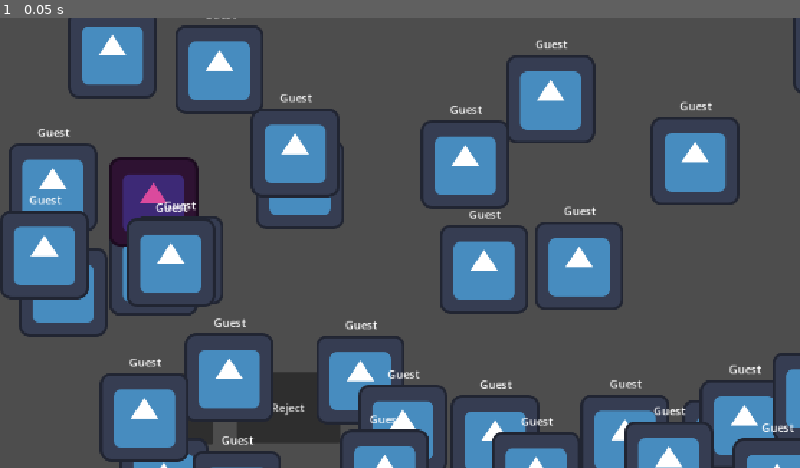
Above: before the commit, frame 1.
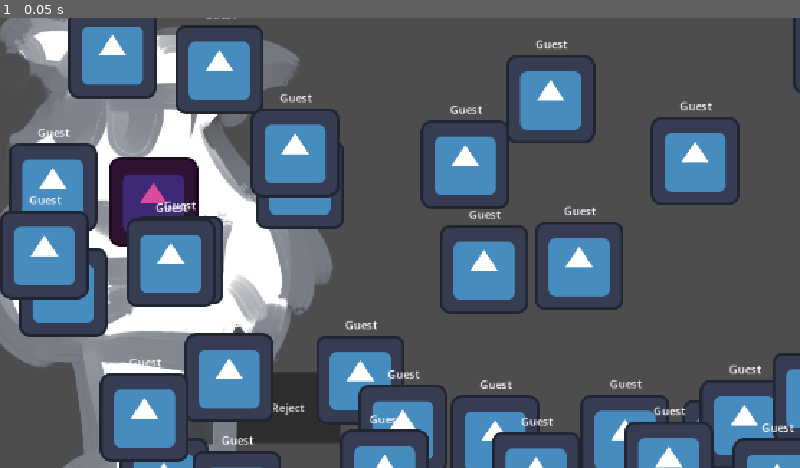
Above: after the commit, the same moment.

Repository: benjamin051000/ruff-night-out
Game: Godot game, scene res://src/core/main.tscn
Same seed, same stepped clock (60 frames per second), same inputs: the game is played once before the commit and once after it. The engine's default icon, where the game draws it, is replaced by a stand-in: a white triangle on a blue panel in a dark square.
Inputs:
- Up to frame 1 (0.05 s): no input

The runs differ from the first frame. In frame 1, 13% of the frame differs, in the area x 0-42%, y 0-100%.

Commit message:
Add bouncer texture
Remove label

Signed-off-by: Benjamin Wheeler <benjaminwheeler0510@gmail.com>

Diff:
--- a/src/characters/bouncer.tscn
+++ b/src/characters/bouncer.tscn
@@ -2,7 +2,7 @@
 
 [ext_resource type="Script" uid="uid://dbv6c0hiq7mht" path="res://src/characters/bouncer.gd" id="1_usyie"]
 [ext_resource type="PackedScene" uid="uid://pl5mdsgdp4c4" path="res://src/minigames/speech_bubble.tscn" id="2_dgjfo"]
-[ext_resource type="Texture2D" uid="uid://cpivaro1u3vas" path="res://icon.svg" id="2_nihnh"]
+[ext_resource type="Texture2D" uid="uid://cdxvkpgw1m787" path="res://assets/placeholder_bouncer.png" id="2_nihnh"]
 
 [node name="Bouncer" type="Node2D" unique_id=1387749208]
 script = ExtResource("1_usyie")
@@ -11,10 +11,6 @@
 texture = ExtResource("2_nihnh")
 
 [node name="SpeechBubble" parent="." unique_id=441492960 instance=ExtResource("2_dgjfo")]
-
-[node name="Label" type="Label" parent="." unique_id=352649107]
-offset_left = -32.0
-offset_top = -90.0
-offset_right = 33.0
-offset_bottom = -67.0
-text = "Bouncer"
+visible = false
+offset_top = -92.0
+offset_bottom = 11.0
Binary file added: assets/placeholder_bouncer.png
Not shown, added: assets/placeholder_bouncer.png.import
